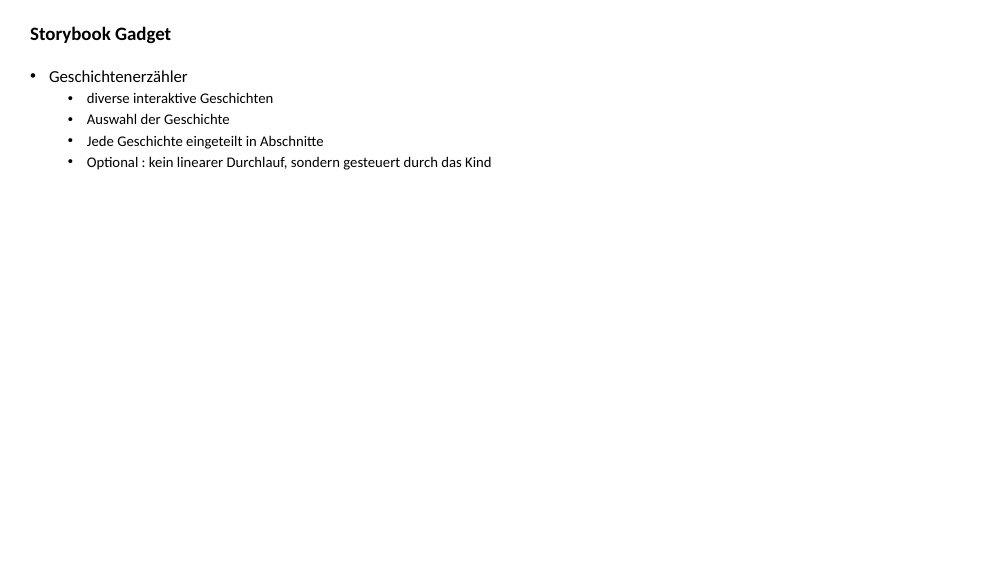
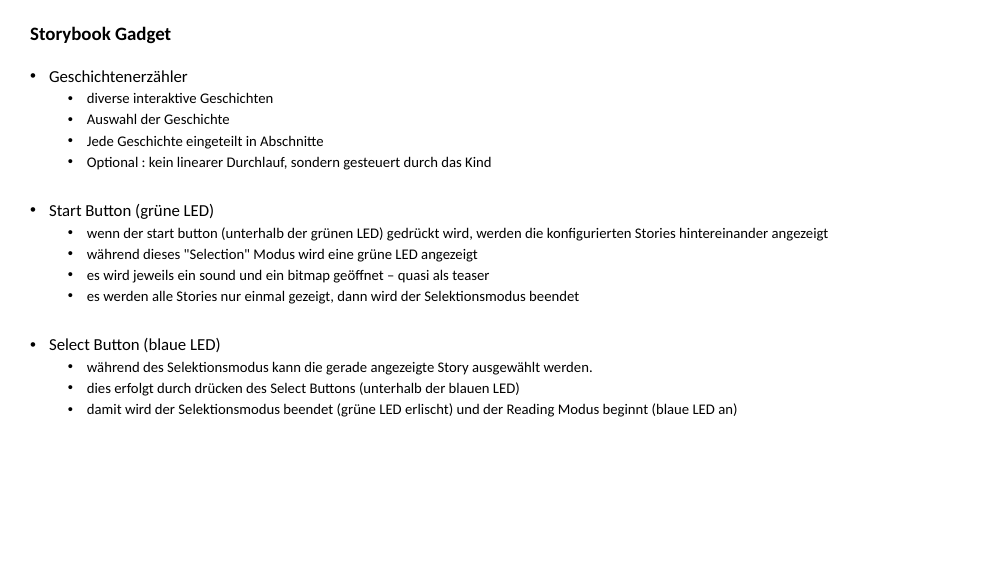
Before and after one commit to jeskes/activityboard, a slide deck: slide 33 of Activityboard.pptx. Drawn at 1008x567 pixels with LibreOffice and Linux fonts; fonts in the diff are those of the drawing. Boxes give left, top, right and bottom in pixels: in the first picture for what was removed or moved away, otherwise in the second. Text is boxed around its words. In the diff, an @@ line names an element or a change of style, - is before the commit and + after.

```diff
--- a/Activityboard.pptx
+++ b/Activityboard.pptx
@@ text at <box>49,204,829,417</box>: paragraphs added @@
+• Start Button (grüne LED)
+  • wenn der start button (unterhalb der grünen LED) gedrückt wird, werden die konfigurierten Stories hintereinander angezeigt
+  • während dieses "Selection" Modus wird eine grüne LED angezeigt
+  • es wird jeweils ein sound und ein bitmap geöffnet – quasi als teaser
+  • es werden alle Stories nur einmal gezeigt, dann wird der Selektionsmodus beendet
+• Select Button (blaue LED)
+  • während des Selektionsmodus kann die gerade angezeigte Story ausgewählt werden.
+  • dies erfolgt durch drücken des Select Buttons (unterhalb der blauen LED)
+  • damit wird der Selektionsmodus beendet (grüne LED erlischt) und der Reading Modus beginnt (blaue LED an)
```
Also in this commit, not shown: 1 other slide changed, 21 other files.
